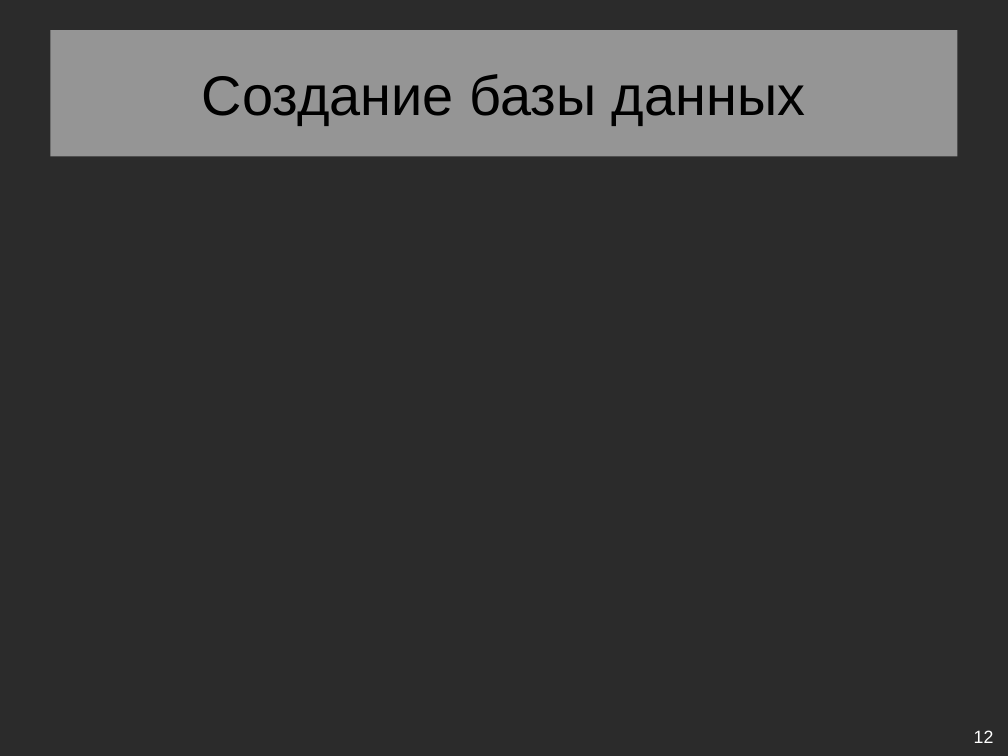
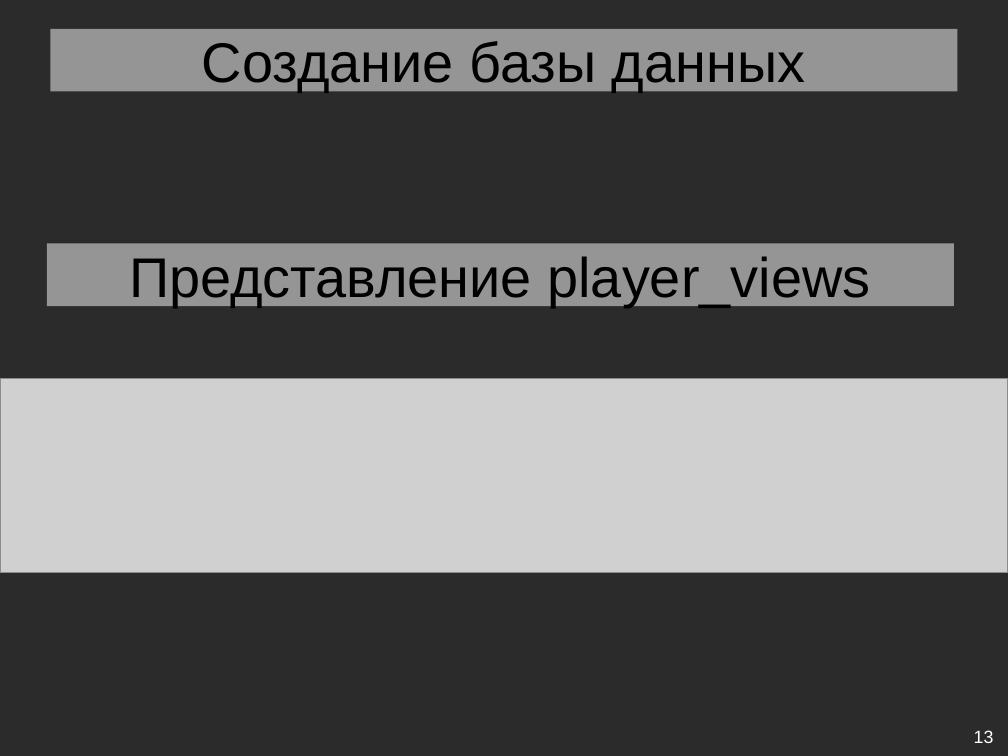
Before and after one commit to eldarian-1/pstu, a slide deck: slide 13 of БД/Course/Презентация курсового проекта.odp (slide 12 before the commit). Drawn at 1008x756 pixels with LibreOffice and Linux fonts; fonts in the diff are those of the drawing; grey boxes stand for pictures; background and template pictures are left out; a plain dark background stands for a picture behind light text. Boxes give left, top, right and bottom in pixels: in the first picture for what was removed or moved away, otherwise in the second. Text is boxed around its words. In the diff, an @@ line names an element or a change of style, - is before the commit and + after.

```diff
--- a/БД/Course/Презентация курсового проекта.odp
+++ b/БД/Course/Презентация курсового проекта.odp
@@ title "Создание базы данных" resized from (x1=50, y1=30, x2=958, y2=156) to (x1=50, y1=28, x2=958, y2=91) @@
@@ title added at (x1=47, y1=243, x2=954, y2=306), fill #FFFFFF at 50% opacity, 44 pt, text #000000 @@
+Представление player_views
@@ picture added at (x1=0, y1=378, x2=1008, y2=573) @@
@@ page number at (x1=974, y1=730, x2=994, y2=743): text changed @@
-12
+13
```
Also in this commit, not shown: 8 other slides changed, 10 slides added, 7 slides removed, 4 other files.
